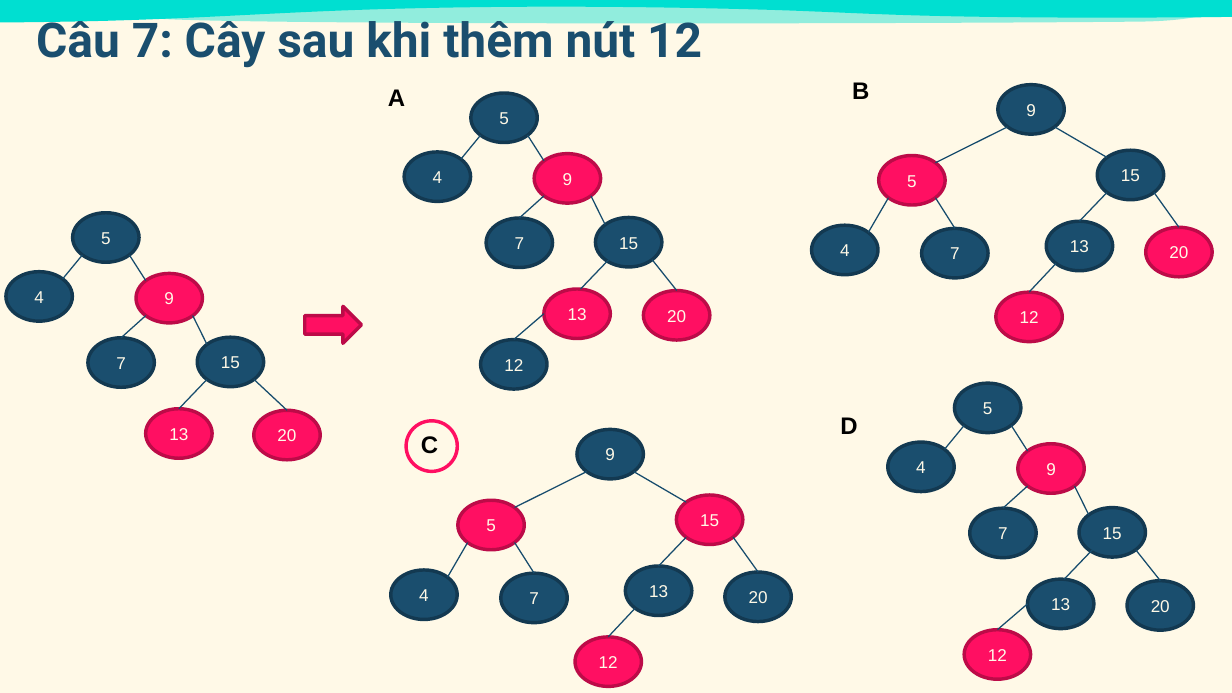
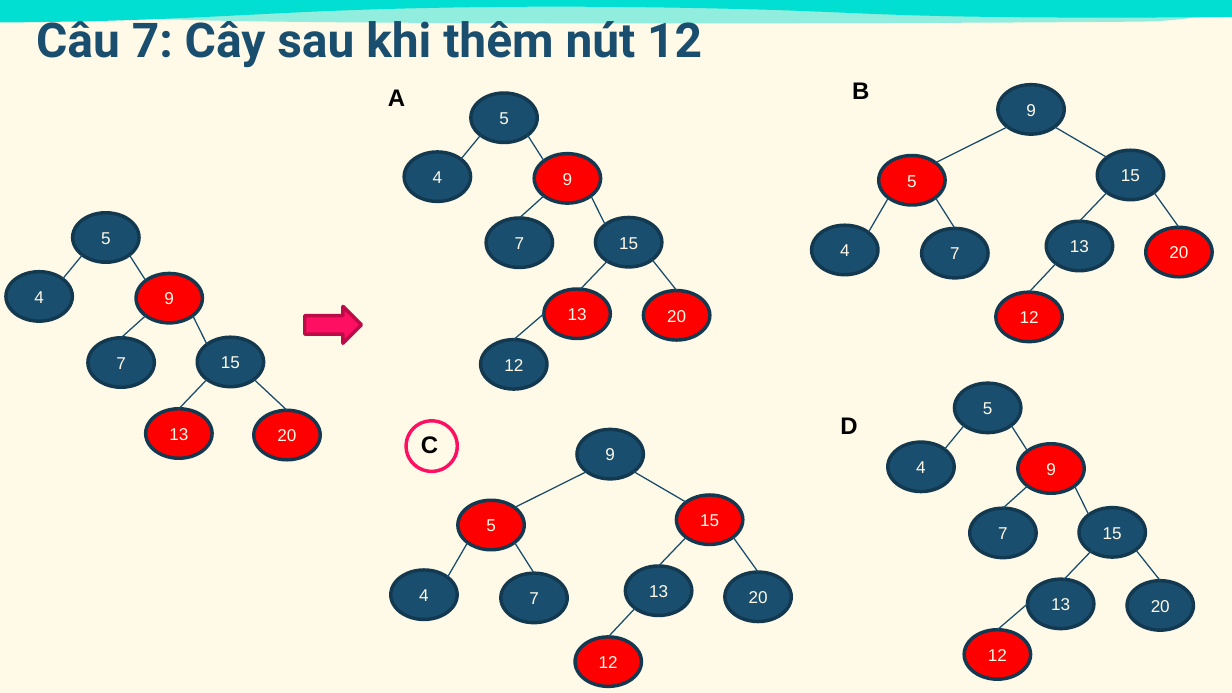
Before and after one commit to thinh-shito/Red-Black-Tree-Visualiztion, a slide deck: slide 9 of RBT_Quiz.pptx. Drawn at 1232x693 pixels with LibreOffice and Linux fonts; fonts in the diff are those of the drawing. Boxes give left, top, right and bottom in pixels: in the first picture for what was removed or moved away, otherwise in the second. Text is boxed around its words. In the diff, an @@ line names an element or a change of style, - is before the commit and + after.

Commit message:
change node color

```diff
--- a/RBT_Quiz.pptx
+++ b/RBT_Quiz.pptx
@@ fill #FF0F62 to #FF0000; outline #BD0B49 2 pt to #133A51 2 pt in 14 elements at (x1=136, y1=274, x2=202, y2=323), (x1=145, y1=409, x2=212, y2=458), (x1=254, y1=410, x2=320, y2=460), (x1=535, y1=154, x2=601, y2=203), (x1=543, y1=290, x2=610, y2=339), (x1=643, y1=291, x2=710, y2=340), (x1=1018, y1=444, x2=1084, y2=493), (x1=965, y1=630, x2=1031, y2=679), (x1=458, y1=500, x2=525, y2=549), (x1=676, y1=495, x2=743, y2=545), (x1=575, y1=637, x2=642, y2=686), (x1=878, y1=155, x2=945, y2=205), (x1=1146, y1=228, x2=1212, y2=277), (x1=995, y1=292, x2=1062, y2=341) @@
```
Also in this commit, not shown: 1 other slide changed.
